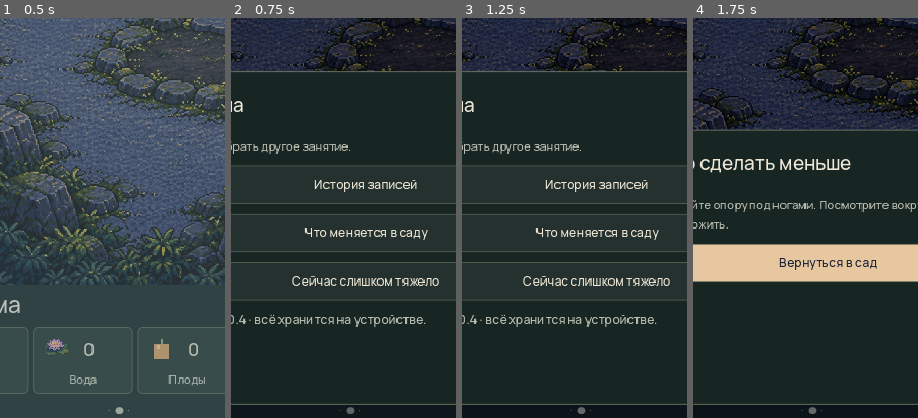
Above: before the commit, frames 1-4 (left to right).
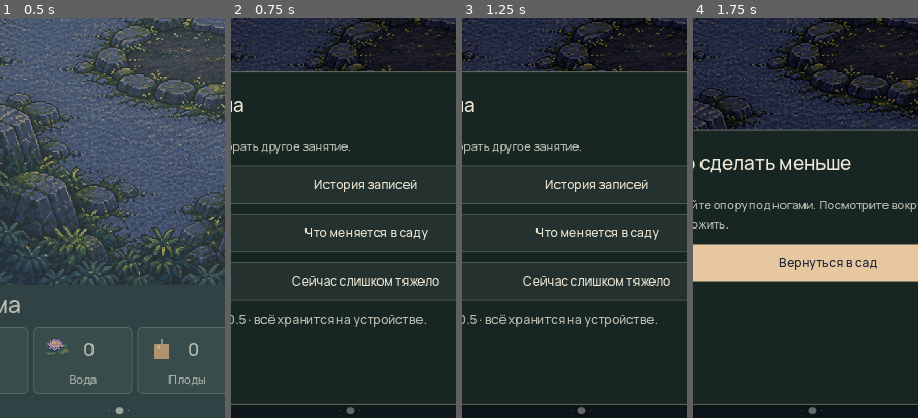
Above: after the commit, the same moments.

Repository: sonechkammr/vibesvibesvibes
Game: Godot game, scene res://main.tscn
The game is run twice, just before and just after one commit, with the same random seed, the same clock (stepped at 60 frames per second) and the same inputs.
Inputs:
- Up to frame 1 (0.5 s): no input
- Up to frame 2 (0.75 s): click "···" at 0.5 s
- Up to frame 3 (1.25 s): no input
- Up to frame 4 (1.75 s): click "Сейчас слишком тяжело" at 1.25 s
The pictures show only the part of the screen within x 20-70%, y 50-100%; the shares and areas given below are measured in that part.

Frame 1 is identical in both runs. In frame 2, 0.6% of the frame differs, in the area x 3-87%, y 74-78%; in frame 3, 0.6%; in frame 4, nothing differs.

Commit message:
feat: add sourced breathing and goodwill practices alongside plain timer

Diff:
--- a/mind-garden/scripts/main.gd
+++ b/mind-garden/scripts/main.gd
@@ -7,6 +7,7 @@
 const Clock = preload("res://scripts/meditation_clock.gd")
 const Journal = preload("res://scripts/journal_form.gd")
 const Wheel = preload("res://scripts/minute_wheel.gd")
+const Practices = preload("res://scripts/practice_catalog.gd")
 const INK := Color("eee8d7")
 const MUTED := Color("bdc0b2")
 const GOLD := Color("e7c79f")
@@ -44,6 +45,7 @@
 var draft_save_elapsed: float = -1
 var last_draft_pattern_ms: int = 0
 var selected_minutes: int = 5
+var selected_practice_id: String = ""
 var last_event_id: int = 0
 var start_queued := false
 var original_note: String = ""
@@ -51,7 +53,7 @@
 func _ready() -> void:
 	mouse_filter = Control.MOUSE_FILTER_IGNORE
 	test_mode = "--smoke" in OS.get_cmdline_user_args()
-	capture_mode = "--capture" in OS.get_cmdline_user_args()
+	capture_mode = "--capture" in OS.get_cmdline_user_args() or "--practice-capture" in OS.get_cmdline_user_args()
 	model = Model.new("user://smoke_garden.json" if test_mode else ("user://capture_garden.json" if capture_mode else "user://garden.json"))
 	if test_mode or capture_mode:
 		model.fresh(_now())
@@ -80,6 +82,8 @@
 		_toast(model.load_warning)
 	if test_mode:
 		_run_smoke.call_deferred()
+	elif "--practice-capture" in OS.get_cmdline_user_args():
+		_capture_practices.call_deferred()
 	elif capture_mode:
 		_capture.call_deferred()
 	else:
@@ -469,8 +473,41 @@
 		_history()))
 
 func _meditation_menu() -> void:
+	selected_practice_id = ""
 	world.go_to_cushion()
-	var column := _modal("Сесть у чаши","Три удара в начале, один в конце.",450)
+	var column := _modal("Сесть у чаши","Выберите короткую практику или обычный таймер.",420)
+	overlay.color.a = 0.15
+	for practice in Practices.ITEMS:
+		var practice_id: String = practice.id
+		column.add_child(_button(practice.title,func() -> void: _practice_card(practice_id)))
+	column.add_child(_button("Таймер без инструкции",_duration_menu,true))
+	column.add_child(_button("Сейчас слишком тяжело",_support))
+	sheet_close_button.pressed.connect(func() -> void: world.stand_up())
+
+func _practice_card(practice_id: String) -> void:
+	var practice: Dictionary = Practices.find(practice_id)
+	if practice.is_empty():
+		return
+	var column := _modal(practice.title,"Адаптация для приложения",720)
+	overlay.color.a = 0.15
+	var instruction := _text(practice.instruction,20)
+	instruction.autowrap_mode = TextServer.AUTOWRAP_WORD_SMART
+	column.add_child(instruction)
+	column.add_child(_text("Источник",16,GOLD))
+	var source := _text(practice.source,15,MUTED)
+	source.autowrap_mode = TextServer.AUTOWRAP_WORD_SMART
+	column.add_child(source)
+	column.add_child(_button("Открыть источник",func() -> void: OS.shell_open(practice.url)))
+	var continue_button := _button("Выбрать время",func() -> void:
+		selected_practice_id = practice_id
+		selected_minutes = int(practice.minutes)
+		_duration_menu(),true)
+	modal_frame.add_child(continue_button)
+	modal_frame.add_child(_button("К выбору практики",_meditation_menu))
+	sheet_close_button.pressed.connect(func() -> void: world.stand_up())
+
+func _duration_menu() -> void:
+	var column := _modal("Сесть у чаши","Три удара в начале, один в конце.",650)
 	overlay.color.a = 0.15
 	var wheel := Wheel.new()
 	column.add_child(wheel)
@@ -484,6 +521,7 @@
 		row.add_child(b)
 	column.add_child(_button("Начать",func() -> void: _request_start(selected_minutes*60),true))
 	column.add_child(_button("Без обратного отсчёта",func() -> void: _request_start(0)))
+	column.add_child(_button("К выбору практики",_meditation_menu))
 	column.add_child(_button("Сейчас слишком тяжело",_support))
 	sheet_close_button.pressed.connect(func() -> void: world.stand_up())
 
@@ -506,7 +544,8 @@
 	var result: Dictionary = clock.tick(Time.get_ticks_msec())
 	if result.strikes>0:
 		_strike()
-	var column := _modal("У чаши","Можно оставить дыхание естественным.",300)
+	var practice: Dictionary = Practices.find(selected_practice_id)
+	var column := _modal(str(practice.get("title","У чаши")),"Можно закончить раньше.",320)
 	overlay.color.a = 0.08
 	sheet_close_button.pressed.disconnect(_close_modal)
 	sheet_close_button.pressed.connect(_stop_meditation)
@@ -556,7 +595,9 @@
 	if early:
 		model.pattern("early_finishes")
 	if duration>0:
-		last_event_id = model.add_entry({},[],"Практика у поющей чаши",_now(),"practice",duration)
+		var practice: Dictionary = Practices.find(selected_practice_id)
+		var note: String = "Практика: "+str(practice.title) if not practice.is_empty() else "Практика у поющей чаши"
+		last_event_id = model.add_entry({},[],note,_now(),"practice",duration)
 		_persist()
 	_strike()
 	world.stand_up()
@@ -615,7 +656,7 @@
 	column.add_child(_button("История записей",_history))
 	column.add_child(_button("Что меняется в саду",_garden_info))
 	column.add_child(_button("Сейчас слишком тяжело",_support))
-	column.add_child(_text("Версия 0.0.4 · всё хранится на устройстве.",15,MUTED))
+	column.add_child(_text("Версия 0.0.5 · всё хранится на устройстве.",15,MUTED))
 
 func _persist() -> bool:
 	var error: Error = model.save()
@@ -669,6 +710,7 @@
 	await _navigate(2)
 	await _shot("right")
 	_meditation_menu()
+	_duration_menu()
 	await get_tree().create_timer(5.0).timeout
 	assert(world.meditating)
 	await _shot("duration")
@@ -719,6 +761,22 @@
 	assert(model.data.events.size()==1 and model.data.patterns.revisions==1)
 	await _navigate(2)
 	_meditation_menu()
+	var events_before: int = model.data.events.size()
+	var plants_before: int = model.data.plants.size()
+	# Follow the actual button signals through both instructions and back.
+	for practice in Practices.ITEMS:
+		var choice_index: int = 2 if practice.id=="breathing" else 3
+		modal_content.get_child(choice_index).pressed.emit()
+		assert(modal_content.get_child(1).text=="Адаптация для приложения")
+		assert(modal_content.get_child(2).text==practice.instruction)
+		assert(modal_content.get_child(4).text==practice.source)
+		assert(clock.state=="idle" and not start_queued)
+		assert(model.data.events.size()==events_before and model.data.plants.size()==plants_before)
+		modal_frame.get_child(1).pressed.emit()
+		assert(selected_practice_id==practice.id and selected_minutes==3)
+		modal_content.get_child(6).pressed.emit()
+	assert(selected_practice_id=="")
+	modal_content.get_child(4).pressed.emit()
 	var wheel: Control = modal_content.get_child(2)
 	wheel.set_value(17)
 	assert(selected_minutes==17)
@@ -727,6 +785,7 @@
 	await get_tree().create_timer(0.4).timeout
 	assert(world.zone==1 and not is_instance_valid(overlay))
 	await _navigate(2)
+	selected_practice_id = "breathing"
 	world.meditating = true
 	_start_meditation(1)
 	await get_tree().create_timer(0.2).timeout
@@ -738,13 +797,39 @@
 	_pause_meditation()
 	await get_tree().create_timer(1.2).timeout
 	assert(clock.state=="idle" and model.practice_seconds()==1)
+	assert(model.data.events.back().note=="Практика: Внимание к дыханию")
 	_finish_meditation()
 	assert(model.data.events.size()==2)
 	var restored := Model.new(model.path)
 	assert(restored.load_or_create(_now()) and restored.data.events.size()==2)
+	_meditation_menu()
+	modal_content.get_child(4).pressed.emit()
+	assert(selected_practice_id=="")
+	world.meditating = true
+	_request_start(0)
+	assert(clock.state=="running" and clock.target==0)
+	await get_tree().create_timer(1.1).timeout
+	_stop_meditation()
+	assert(model.data.events.size()==3 and model.data.events.back().note=="Практика у поющей чаши")
+	_finish_meditation()
+	assert(model.data.events.size()==3)
 	_toggle_sound()
 	assert(not model.data.sound)
 	bowl.stop()
 	await get_tree().create_timer(0.3).timeout
-	print("SMOKE PASS: combined entry, individual sliders, edit, navigation, return, first-strike timer, focus continuity, pause, exactly-once finish, reload, mute")
+	print("SMOKE PASS: journal, navigation, both sourced practices, instruction back/continue, no rewards on reading, named practice result, plain unlimited timer, pause, exactly-once finish, reload, mute")
 	get_tree().quit()
+
+func _capture_practices() -> void:
+	await _navigate(2)
+	DirAccess.make_dir_recursive_absolute("res://previews/practices")
+	for screen in ["menu","breathing","goodwill","timer"]:
+		_meditation_menu()
+		if screen in ["breathing","goodwill"]:
+			_practice_card(screen)
+		elif screen=="timer":
+			_duration_menu()
+		await get_tree().create_timer(0.3).timeout
+		await RenderingServer.frame_post_draw
+		get_viewport().get_texture().get_image().save_png("res://previews/practices/%s.png" % screen)
+	get_tree().quit()
--- /dev/null
+++ b/mind-garden/scripts/practice_catalog.gd
@@ -0,0 +1,27 @@
+extends RefCounted
+
+# Editorial adaptations, not quotations or complete translations of the suttas.
+const ITEMS: Array[Dictionary] = [
+	{
+		"id": "breathing",
+		"title": "Внимание к дыханию",
+		"minutes": 3,
+		"instruction": "Сядьте так, чтобы вам было удобно. Замечайте вдох и выдох. Отмечайте, длинное сейчас дыхание или короткое. Если внимание отвлеклось, спокойно вернитесь к следующему вдоху. Можно закончить раньше.",
+		"source": "MN 118 · Ānāpānasati Sutta\nАнглийский перевод: Ṭhānissaro Bhikkhu",
+		"url": "https://www.dhammatalks.org/suttas/MN/MN118.html"
+	},
+	{
+		"id": "goodwill",
+		"title": "Доброжелательность",
+		"minutes": 3,
+		"instruction": "Устройтесь удобно. Мысленно пожелайте живым существам благополучия и свободы от вражды. Можно начать с тех, о ком вам легко думать тепло, и постепенно расширить это пожелание. Не нужно добиваться особого чувства. Можно закончить раньше.",
+		"source": "Sn 1.8 · Karaṇīya Mettā Sutta\nТакже Khuddakapāṭha 9\nАнглийский перевод: Ṭhānissaro Bhikkhu",
+		"url": "https://www.dhammatalks.org/suttas/KN/StNp/StNp1_8.html"
+	}
+]
+
+static func find(practice_id: String) -> Dictionary:
+	for item in ITEMS:
+		if item.id == practice_id:
+			return item.duplicate(true)
+	return {}
Binary file added: mind-garden/previews/practices/breathing.png
Not shown, added: mind-garden/previews/practices/breathing.png.import
Binary file added: mind-garden/previews/practices/goodwill.png
Not shown, added: mind-garden/previews/practices/goodwill.png.import
Binary file added: mind-garden/previews/practices/menu.png
Not shown, added: mind-garden/previews/practices/menu.png.import
Binary file added: mind-garden/previews/practices/timer.png
Not shown, added: mind-garden/previews/practices/timer.png.import
Not shown, added: mind-garden/scripts/practice_catalog.gd.uid
